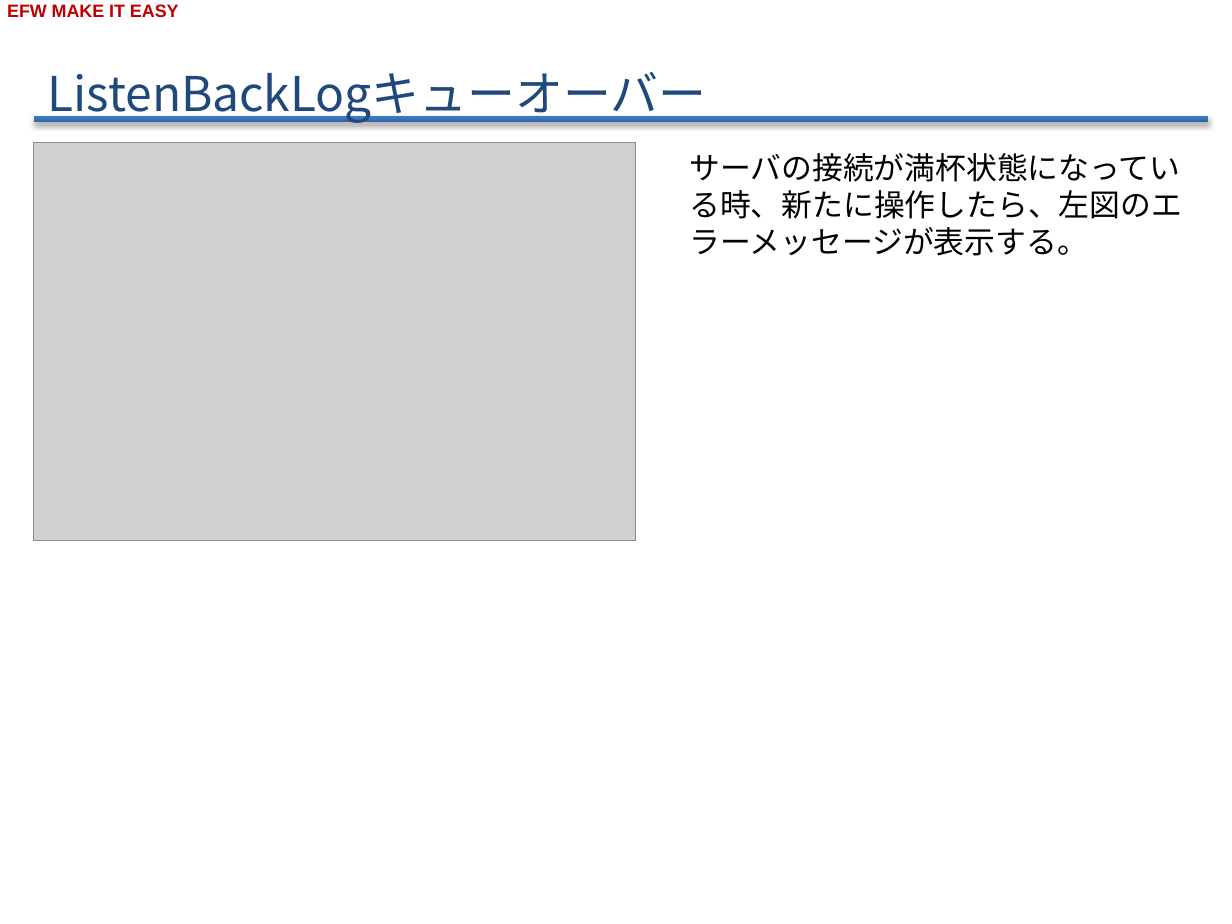
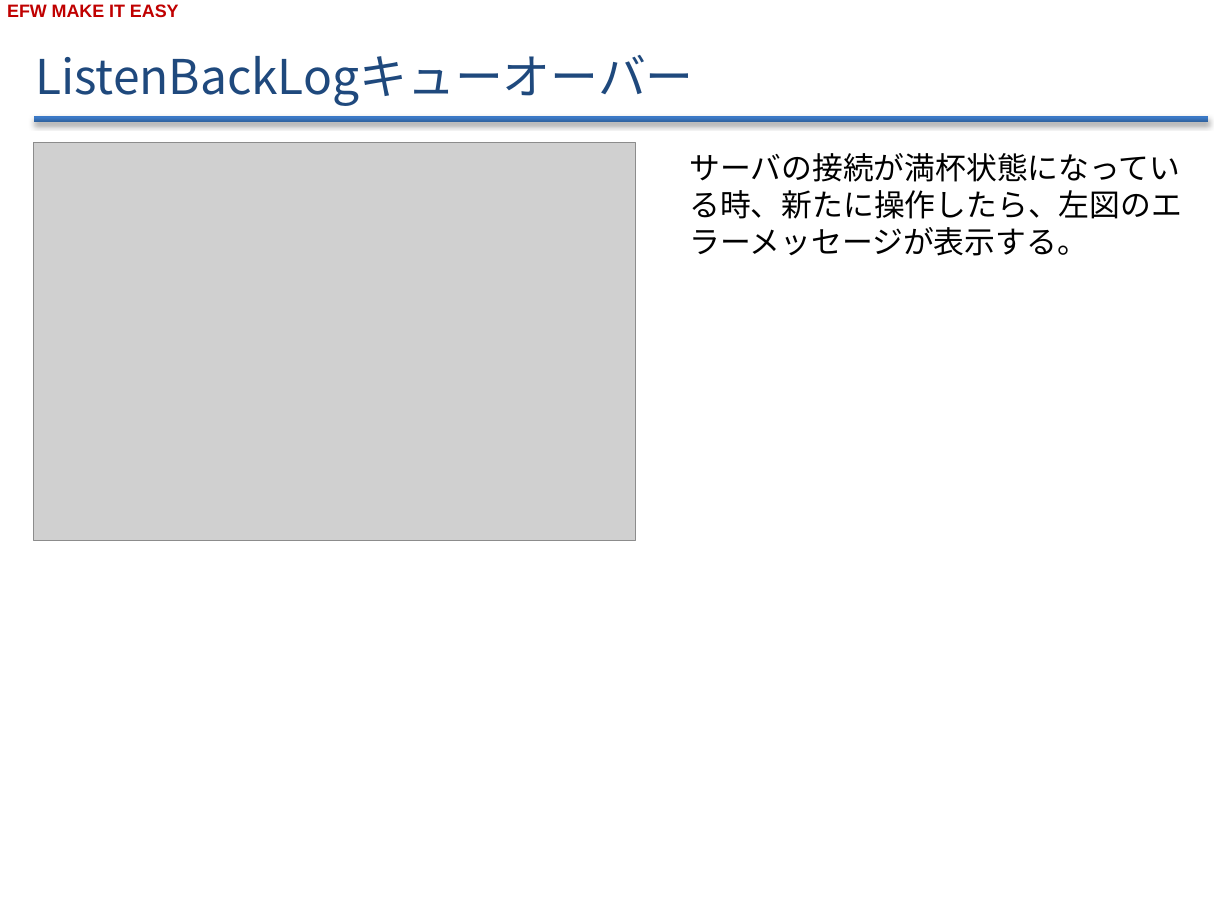
Before and after one commit to efwGrp/efw4_online_ppt, a slide deck: slide 5 of EFW高負荷対応のTomcat Efw環境構築v0.3.pptx. Drawn at 1232x924 pixels with LibreOffice and Linux fonts; fonts in the diff are those of the drawing; grey boxes stand for pictures; background and template pictures are left out. Boxes give left, top, right and bottom in pixels: in the first picture for what was removed or moved away, otherwise in the second. Text is boxed around its words. In the diff, an @@ line names an element or a change of style, - is before the commit and + after.

```diff
--- a/EFW高負荷対応のTomcat Efw環境構築v0.3.pptx
+++ b/EFW高負荷対応のTomcat Efw環境構築v0.3.pptx
@@ text "ListenBackLogキューオーバー": place and size @@
-text "ListenBackLogキューオーバー" at box(48, 72, 706, 123)
+text "ListenBackLogキューオーバー" at box(35, 55, 693, 106)
```
Also in this commit, not shown: 5 other slides changed, 33 other files.
